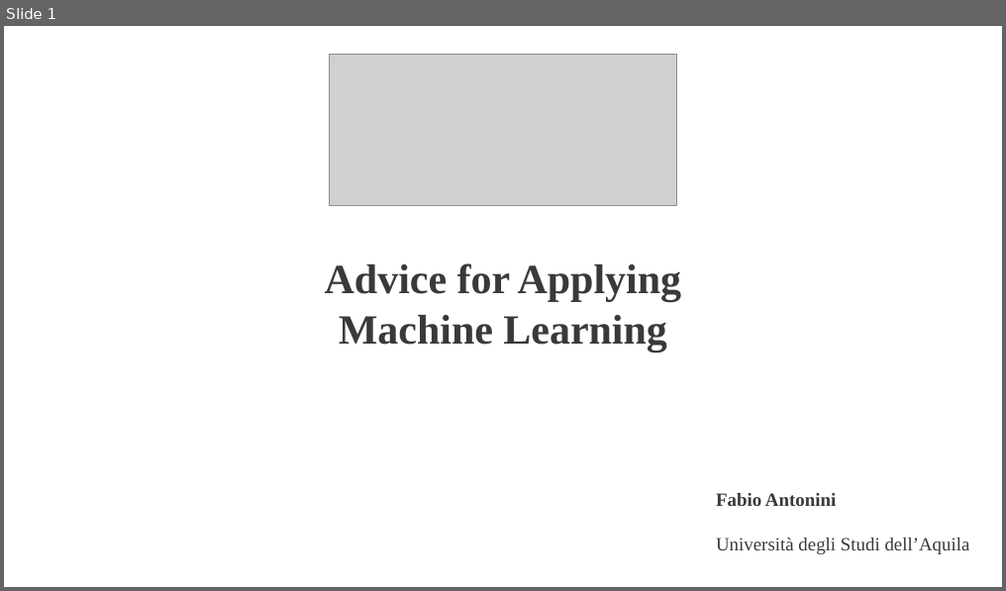
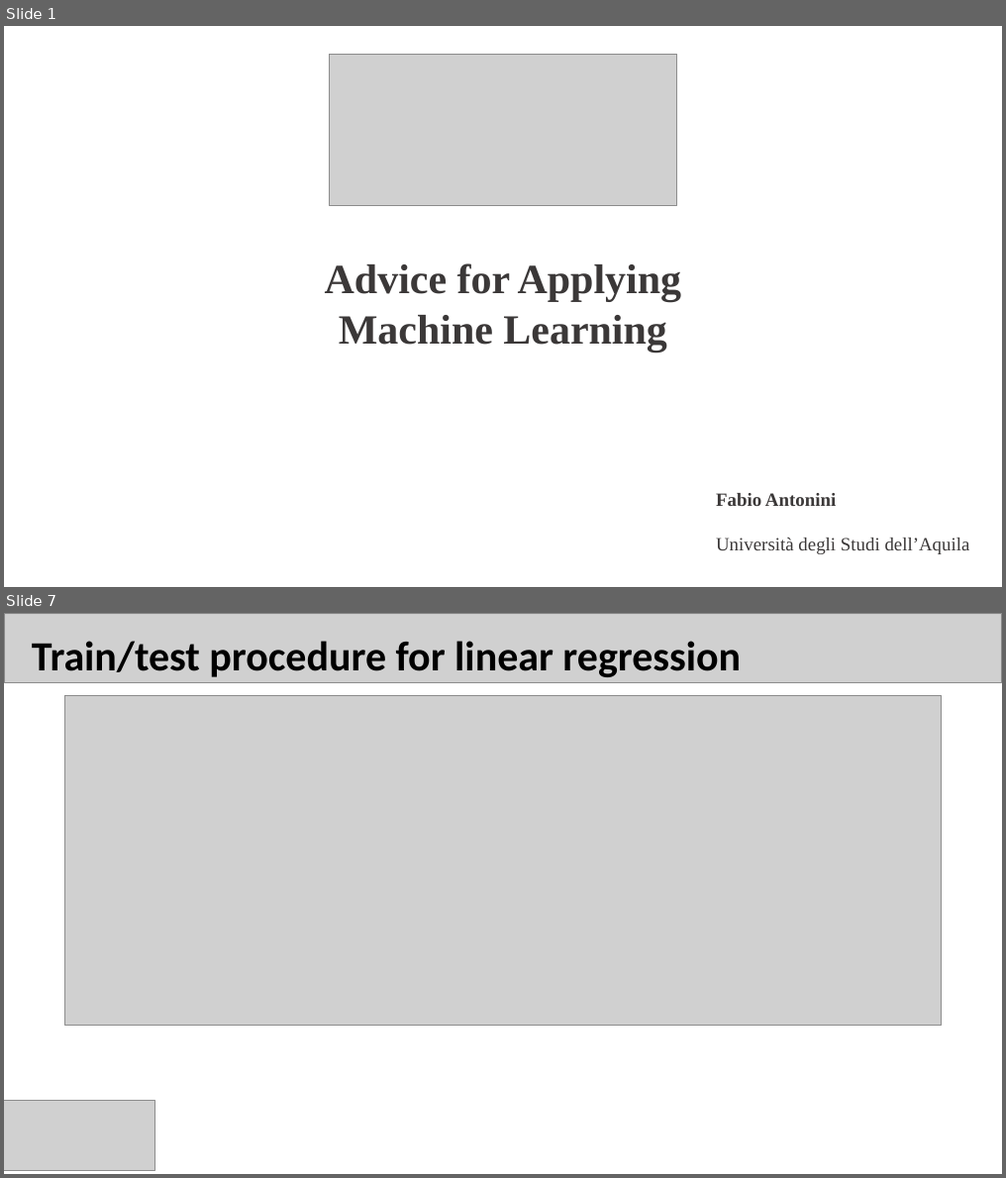
Before and after one commit to fabioantonini/introduction-machine-learning-for-engineers, a slide deck: Lectures/NeuralNetworks/w3/Slides/AdviceForApplyingMachineLearning.ppt. Shown one above the other, each under a label of ours: slide 1 before the commit, slides 1 and 7 after it; the slides between them are not shown. The pictures are 1006x591 and 1006x1178 pixels, drawn with LibreOffice and Linux fonts; fonts in the diff are those of the drawing; grey boxes stand for pictures; background and template pictures are left out. Boxes give left, top, right and bottom in pixels: in the first picture for what was removed or moved away, otherwise in the second. Text is boxed around its words. In the diff, an @@ line names an element or a change of style, - is before the commit and + after.

```diff
--- a/Lectures/NeuralNetworks/w3/Slides/AdviceForApplyingMachineLearning.ppt
+++ b/Lectures/NeuralNetworks/w3/Slides/AdviceForApplyingMachineLearning.ppt
@@ slide 7 added at box(4, 613, 1002, 1174), background #FFFFFF @@
@@ picture added at box(4, 613, 1001, 683) @@
@@ text added at box(32, 641, 741, 677), 40 pt, text #000000, bold @@
+Train/test procedure for linear regression
@@ picture added at box(64, 695, 942, 1026) @@
@@ picture added at box(4, 1100, 154, 1170) @@
```
Also in this commit, not shown: 9 other slides added, 1 slide removed, 2 other files.
